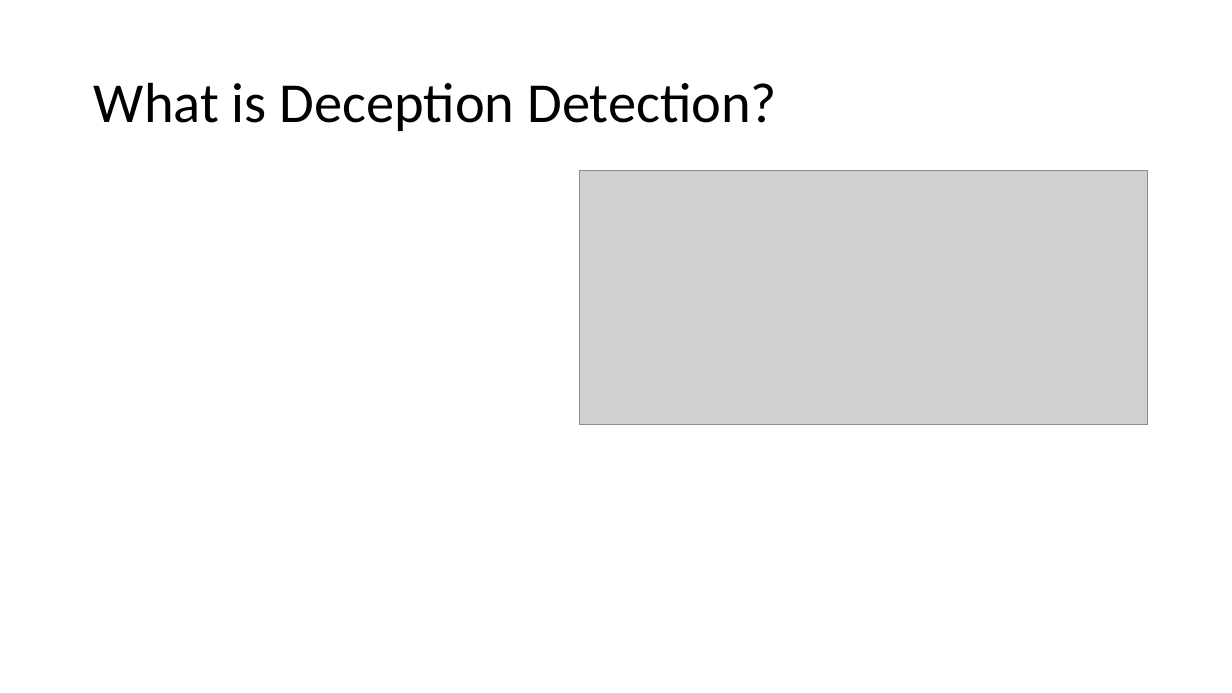
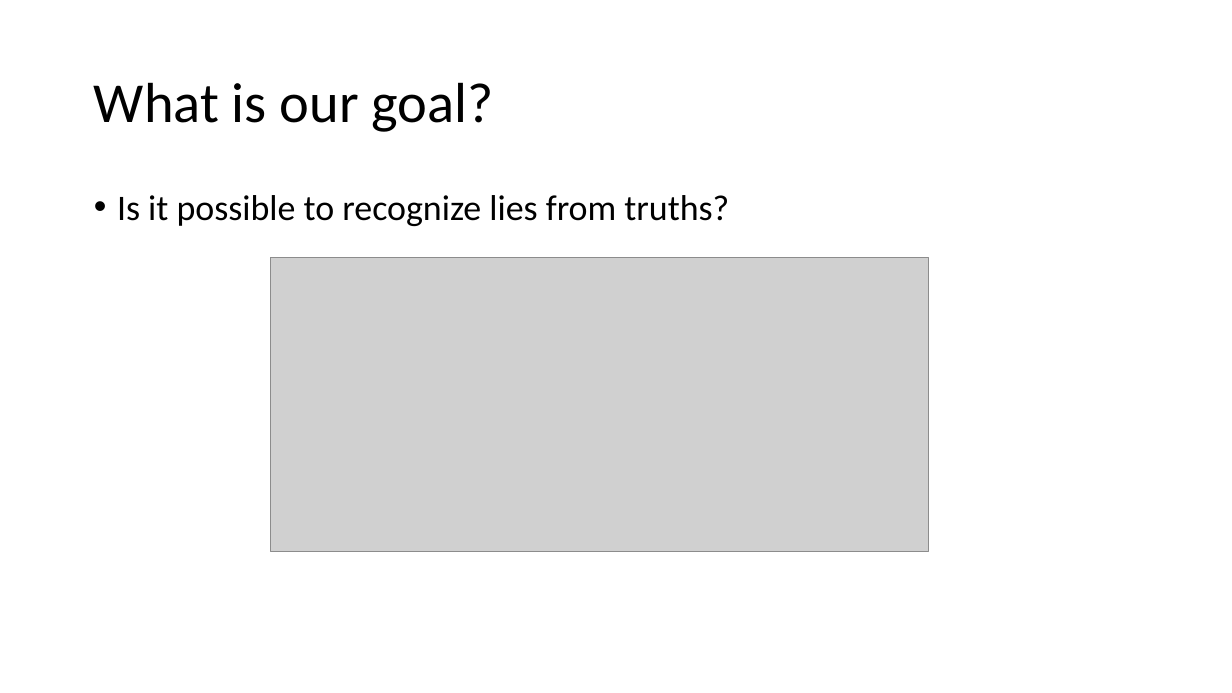
Before and after one commit to AscaL/thesis, a slide deck: slide 3 of Deception Detection using Facial Action Units.pptx. Drawn at 1232x693 pixels with LibreOffice and Linux fonts; fonts in the diff are those of the drawing; grey boxes stand for pictures. Boxes give left, top, right and bottom in pixels: in the first picture for what was removed or moved away, otherwise in the second. Text is boxed around its words. In the diff, an @@ line names an element or a change of style, - is before the commit and + after.

```diff
--- a/Deception Detection using Facial Action Units.pptx
+++ b/Deception Detection using Facial Action Units.pptx
@@ title at box(94, 82, 493, 132): text changed @@
-What is Deception Detection?
+What is our goal?
@@ text added at box(117, 195, 729, 226), 28 pt, text #000000 @@
+• Is it possible to recognize lies from truths?
@@ picture: place and size @@
-picture at box(579, 171, 1148, 424)
+picture at box(270, 258, 928, 552)
```
Also in this commit, not shown: 2 other slides changed, 7 slides added, 1 slide removed, 2 other files.
